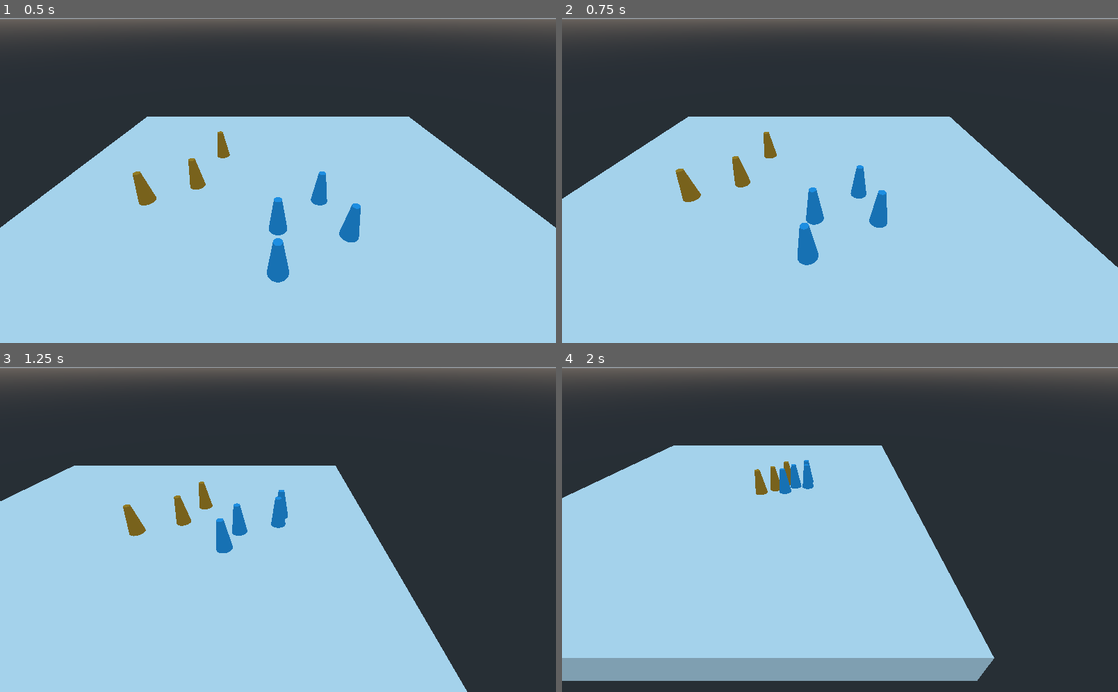
Above: before the commit, frames 1-4 (two rows, left to right).
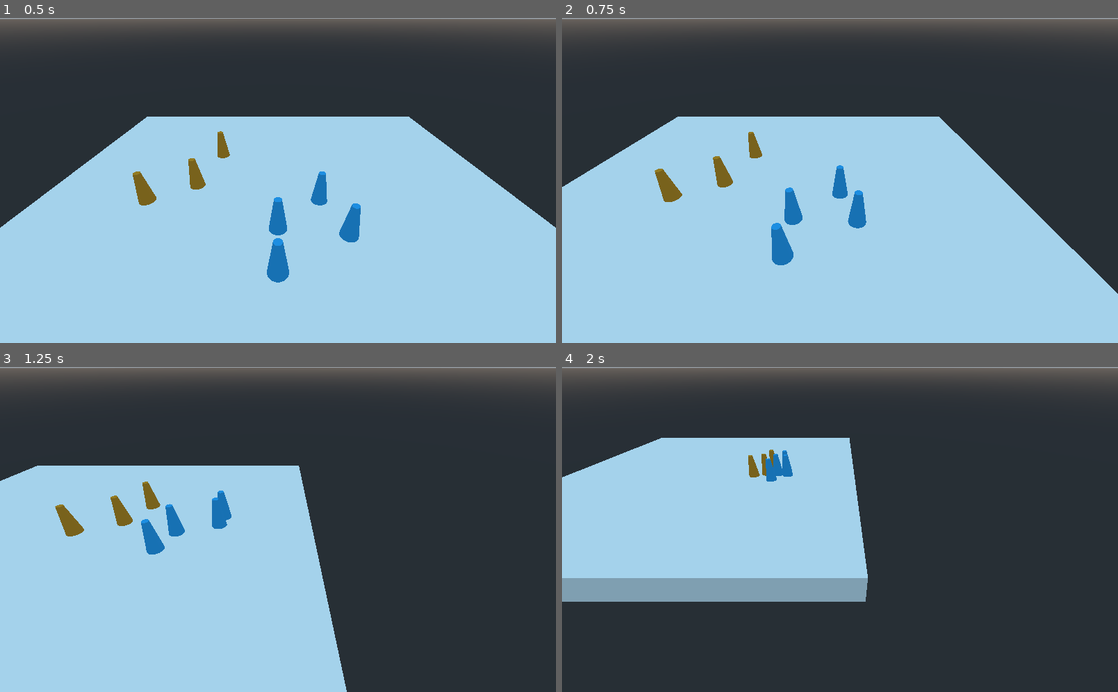
Above: after the commit, the same moments.

Repository: therogerwang/thirty-day-game-dev
Game: Godot game, scene res://3D Scene.tscn
Same seed, same stepped clock (60 frames per second), same inputs: the game is played once before the commit and once after it. The project has no main scene, so this scene is started directly.
Inputs (mouse positions are in pixels of both pictures, inside the frame that each line leads up to):
- Up to frame 1 (0.5 s): no input
- Up to frame 2 (0.75 s): tap Enter at 0.5 s; move the mouse to (962, 164) at 0.52 s; hold Right (ui_right) from 0.53 s (still down); right-click (962, 164) at 0.6 s
- Up to frame 3 (1.25 s): keep holding Right (ui_right); click (400, 513) at 0.77 s; click (400, 513) at 0.8 s; click (400, 513) at 1.07 s
- Up to frame 4 (2 s): move the mouse to (728, 545) at 1.27 s; release Right (ui_right) at 1.28 s; hold Down (ui_down) from 1.28 s (still down); click (728, 545) at 1.35 s; click (728, 545) at 1.52 s; right-click (728, 545) at 1.55 s; click (728, 545) at 1.82 s

Frame 1 is identical in both runs. In frame 2, 5.7% of the frame differs, in the area x 0-100%, y 30-85%; in frame 3, 13%; in frame 4, 30%, in the area x 0-78%, y 21-97%.

Commit message:
Day 3: worked on selection

Diff:
--- a/CameraController.gd
+++ b/CameraController.gd
@@ -5,13 +5,13 @@
 onready var camera = $Camera
 onready var selection_box = $SelectionBox
 const class_worker = preload("res://Assets/Worker.gd")
-const speed = .2					# Camera Movement Speed
+const speed = .3					# Camera Movement Speed
 const ray_length = 500				#
 var velocity = Vector3(0,0,0)		# Current Camera Velocity
 var environ_collision_mask = 1
 
 const player_team = 0				# Team identifier for the player
-var selected_units = []				# Array to hold selected units
+var selected_units : Array = []				# Array to hold selected units
 
 # Called when the node enters the scene tree for the first time.
 func _ready():
@@ -20,7 +20,27 @@
 
 # Called every frame. 'delta' is the elapsed time since the previous frame.
 func _process(delta):
+	perform_camera_movement()
 
+
+func _physics_process(delta):
+
+	if Input.is_action_just_pressed("ui_move_click"):
+		var mouse_pos : Vector2 = get_viewport().get_mouse_position()
+		move_all_units(mouse_pos)
+
+#		print("clicked position %s" % clicked_pos )
+	if Input.is_action_just_pressed("ui_select"):
+		var mouse_pos : Vector2 = get_viewport().get_mouse_position()
+		if get_obj_under_mouse(mouse_pos, environ_collision_mask) is class_worker:
+			print("IS worker!!")
+
+
+
+"""
+Handles all camera controls and movement. Should be called every frame.
+"""
+func perform_camera_movement() -> void:
 	#base camera controls
 	# Zoom in and out
 	if Input.is_action_just_released("ui_zoom_in"):
@@ -42,27 +62,10 @@
 	if Input.is_action_pressed("ui_left"):
 		velocity.x -= speed
 
+	#update camera controller velocity
 	global_translate(velocity)
 	velocity.x = 0
 	velocity.z= 0
-
-func _physics_process(delta):
-
-	if Input.is_action_just_pressed("ui_move_click"):
-		var mouse_pos : Vector2 = get_viewport().get_mouse_position()
-		move_all_units(mouse_pos)
-
-#		print("clicked position %s" % clicked_pos )
-	if Input.is_action_just_pressed("ui_select"):
-		var mouse_pos : Vector2 = get_viewport().get_mouse_position()
-		if get_obj_under_mouse(mouse_pos, environ_collision_mask) is class_worker:
-			print("IS worker!!")
-
-
-
-
-
-
 
 """
 Performs a raycast from mouse position using raycast_from_mouse().
@@ -119,18 +122,28 @@
 selected_units array and performs routines associated with unit selection on each unit.
 
 """
-func select_units(obj_array: Array):
+func select_units(obj_array: Array) -> void:
 
-	var units = []
+	var units : Array = []
+
+	# deselect currently selected units
+	for unit in selected_units:
+		unit.call("on_deselect")
 
 	if obj_array.size() == 1:
-		pass
+		# can select any unit and info
+		var unit : class_worker = obj_array[0]
+		unit.on_select()
+		units = obj_array
 	else:
-
+		# can only select units of player's team. also handles 0 case
 		for unit in obj_array:
 			if unit is class_worker:
-				unit.team
+				if unit.team == Globals.TEAMS.PLAYER:
+					units.append(unit)
+					unit.on_select()
 
+	selected_units = units
 
 
 ################ MISC HELPER FUNCTIONS ######################
